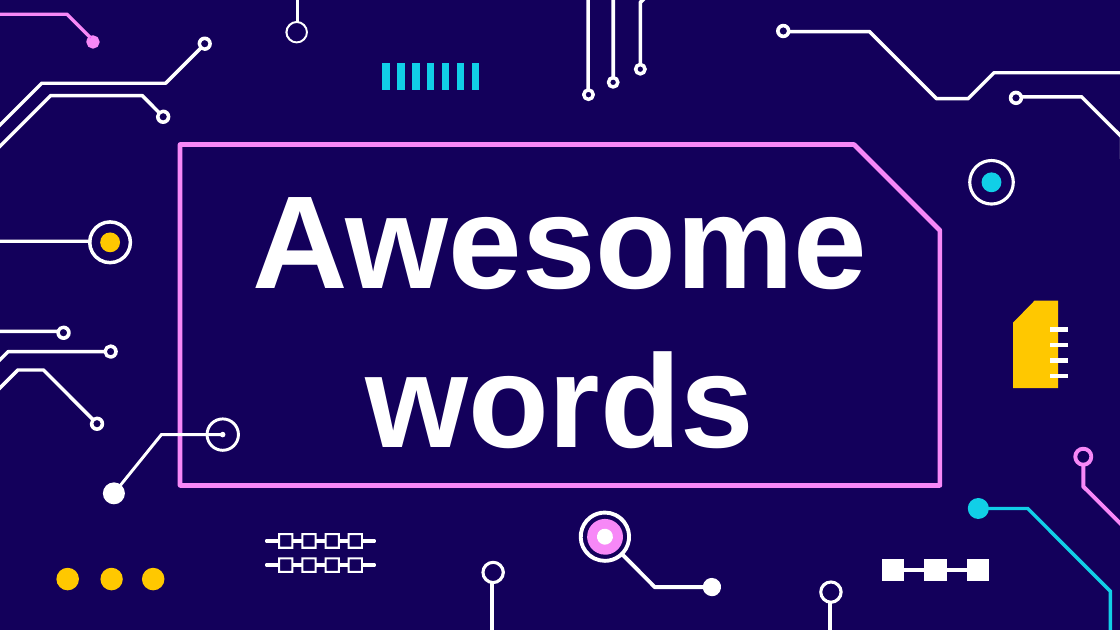
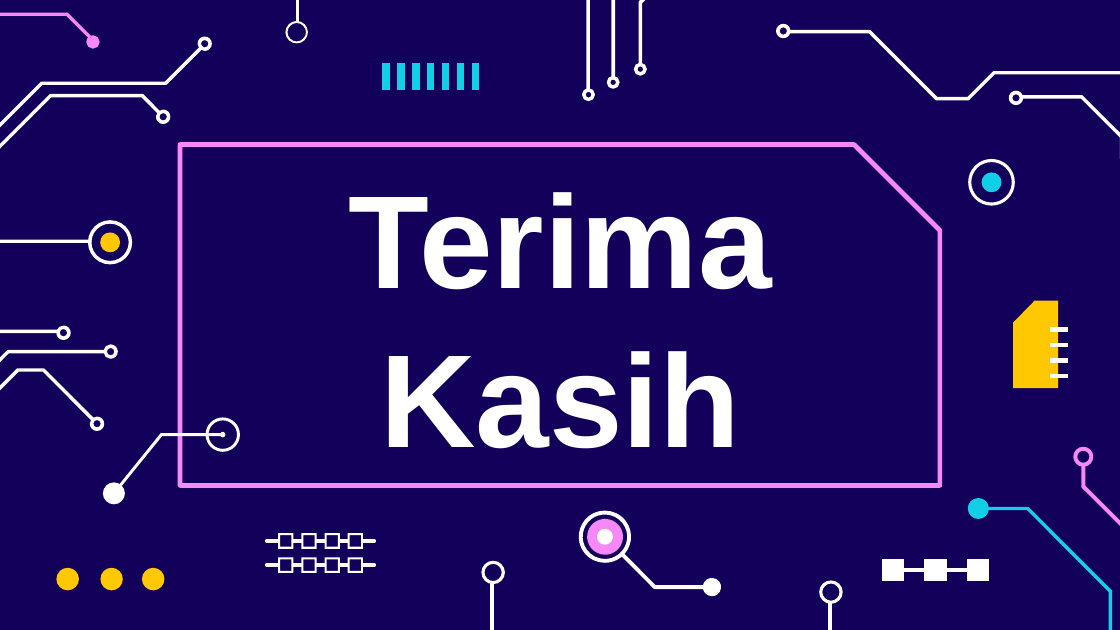
Before and after one commit to chariotofthesun/kkngenap2024, a slide deck: slide 14 of Peeeeeeeeenjk Eksebissii KKN Reg2024.pptx. Drawn at 1120x630 pixels with LibreOffice and Linux fonts; fonts in the diff are those of the drawing. Boxes give left, top, right and bottom in pixels: in the first picture for what was removed or moved away, otherwise in the second. Text is boxed around its words. In the diff, an @@ line names an element or a change of style, - is before the commit and + after.

```diff
--- a/Peeeeeeeeenjk Eksebissii KKN Reg2024.pptx
+++ b/Peeeeeeeeenjk Eksebissii KKN Reg2024.pptx
@@ title at <box>348,192,772,449</box>: text changed @@
-Awesome words
+Terima
+Kasih
```
Also in this commit, not shown: 7 other slides changed.
